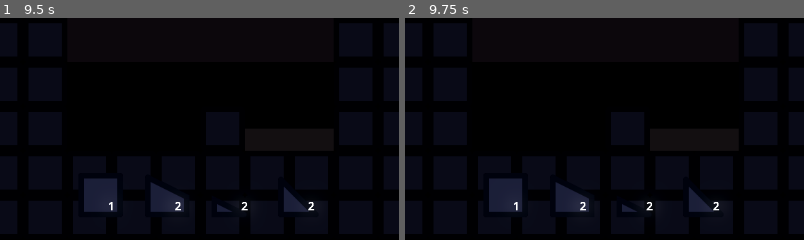
Above: before the commit, frames 1-2 (left to right).
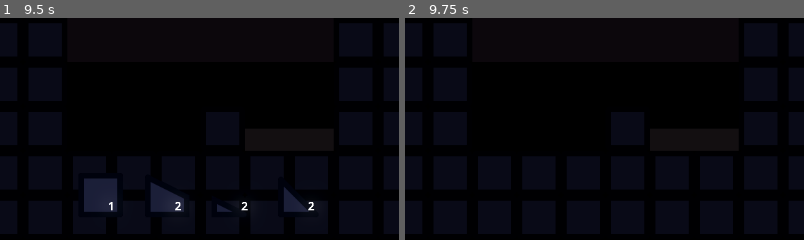
Above: after the commit, the same moments.

Repository: Username4D/dWell
Game: Godot game, scene res://scenes/gameplay_scene.tscn
Same seed, same stepped clock (60 frames per second), same inputs: the game is played once before the commit and once after it. The project has no main scene, so this scene is started directly.
Inputs (mouse positions are % of the whole screen's width and height, from its top left):
- Up to frame 1 (9.5 s): click "1" at 0.5 s; click "2" at 1.25 s; click "2" at 2 s; click "2" at 2.75 s; click "1" at 3.5 s; click "2" at 4.25 s; click "2" at 5 s; click "2" at 5.75 s; click "1" at 6.5 s; click "2" at 7.25 s; click "2" at 8 s; click "2" at 8.75 s
- Up to frame 2 (9.75 s): tap Enter at 9.5 s; move the mouse to (72, 46) at 9.52 s; tap Space (start) at 9.6 s
The pictures show only the part of the screen within x 25-75%, y 50-100%; the shares and areas given below are measured in that part.

Frame 1 is identical in both runs. In frame 2, 2.6% of the frame differs, in the area x 21-79%, y 72-88%.

Commit message:
fixed being able to place objects when starting

Diff:
--- a/scripts/bar.gd
+++ b/scripts/bar.gd
@@ -3,6 +3,7 @@
 @export var lvl_objects = {"blocks": 1, "slope_big": 2, "slope_small": 2, "slope_mid": 2}
 var offsets = {"blocks": Vector2(0,0), "slope_big": Vector2(128, 64), "slope_small": Vector2(192, 64), "slope_mid": Vector2(192, 0)}
 var object_scene = preload("res://scenes/object.tscn")
+var disabled = false
 
 func _process(delta: float) -> void:
 	for i in get_children():
@@ -18,8 +19,7 @@
 		i.pressed.connect(create.bind(i))
 	$blocks.pressed.connect(create.bind($blocks))
 func create(i:Node) -> void:
-	print("lol")
-	if lvl_objects[i.name] > 0:
+	if lvl_objects[i.name] > 0 and not disabled:
 		var object = object_scene.instantiate()
 		object.bpressed = true
 		object.oname = i.name
@@ -29,3 +29,8 @@
 		await i.button_up
 		object._released()
 		lvl_objects[i.name] -= 1
+
+func _input(event: InputEvent) -> void:
+	if Input.is_action_just_pressed("start"):
+		disabled = false if disabled else true
+		self.visible = not disabled
